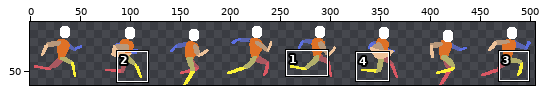
Sprite sheet, stored at Assets/Art/Player/player_test-Run.png. The first picture is a wide view before the edit; the outline marks the close-up.
Close-up. Earlier state:
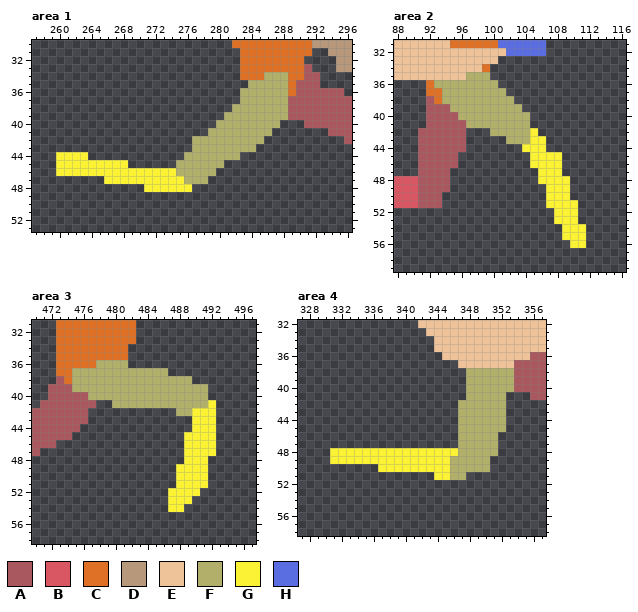
The file is 512x64 pixels. Shown: area 1: x 257..296, y 30..53; area 2: x 88..116, y 31..59; area 3: x 470..497, y 31..58; area 4: x 327..357, y 32..58. The wide view leaves out empty margins. The commit also changed other parts of the picture, which this record leaves out.
Palette (. is transparent): A #aa5860  B #d95763  C #df7126  D #b7987b  E #eec39a  F #b2af6b  G #fbf236  H #5b6ee1
Pixels before, area 1, first column x 260:
30 ......................CCCCCCCCCCDDDDD
31 .......................CCCCCCCCC..DDD
32 .......................CCCCCCCC....DD
33 .......................CCCCCCCCA...DD
34 .......................CCCFFFCCAA....
35 ........................FFFFFCAAA....
36 .......................FFFFFFCAAAAAA.
37 .......................FFFFFFAAAAAAAA
38 ......................FFFFFFFAAAAAAAA
39 .....................FFFFFFFFAAAAAAAA
40 ....................FFFFFFFF...AAAAAA
41 ...................FFFFFFFF.......AAA
42 .................FFFFFFFFF..........A
43 .................FFFFFFFF............
44 GGGG............FFFFFFF..............
45 GGGGGGGGG......FFFFFF................
46 GGGGGGGGGGGGGGGFFFFF.................
47 ......GGGGGGGGGGFFF..................
48 ...........GGGGGG....................
Pixels before, area 2, first column x 88:
31 EEEEEEECCCCCCHHHHHH.....
32 EEEEEEEEEEEEEEHHHHH.....
33 EEEEEEEEEEEEE...........
34 EEEEEEEEEEEC............
35 EEEEEEEEEFFF............
36 ....CFFFFFFFF...........
37 ....CCFFFFFFFF..........
38 ....ACFFFFFFFFF.........
39 ....AAAFFFFFFFFF........
40 ....AAAAFFFFFFFFF.......
41 ....AAAAAFFFFFFFF.......
42 ...AAAAAA...FFFFFG......
43 ...AAAAAA.....FFFGG.....
44 ...AAAAAA.......GGG.....
45 ...AAAAA.........GGGG...
46 ...AAAAA.........GGGG...
47 ...AAAA...........GGG...
48 BBBAAAA...........GGGG..
49 BBBAAAA............GGG..
50 BBBAAA.............GGG..
51 BBBAAA.............GGGG.
52 ....................GGG.
53 ....................GGG.
54 .....................GGG
55 .....................GGG
56 ......................GG
Pixels before, area 3, first column x 470:
31 ...CCCCCCCCCC..........
32 ...CCCCCCCCCC..........
33 ...CCCCCCCCCC..........
34 ...CCCCCCCCC...........
35 ...CCCCCCCCC...........
36 ...CCCCCFFFF...........
37 ...CCFFFFFFFFFFFF......
38 ...ACFFFFFFFFFFFFFFF...
39 ..AAAFFFFFFFFFFFFFFFFF.
40 ..AAAAAFFFFFFFFFFFFFFF.
41 .AAAAAAA..FFFFFFFFFFFFG
42 AAAAAAA...........FFGGG
43 AAAAAAA.............GGG
44 AAAAAA..............GGG
45 AAAAA..............GGGG
46 AAA................GGGG
47 A..................GGGG
48 ...................GGG.
49 ..................GGGG.
50 ..................GGGG.
51 ..................GGGG.
52 .................GGGG..
53 .................GGG...
54 .................GG....
Pixels before, area 4, first column x 331:
32 ...........EEEEEEEEEEEEEEEE
33 ............EEEEEEEEEEEEEEE
34 .............EEEEEEEEEEEEEE
35 .............EEEEEEEEEEEEEE
36 ..............EEEEEEEEEEEAA
37 ................EEEEEEEAAAA
38 .................FFFFFFAAAA
39 .................FFFFFFAAAA
40 .................FFFFFFAAAA
41 .................FFFFF...AA
42 ................FFFFFF.....
43 ................FFFFFF.....
44 ................FFFFFF.....
45 ................FFFFFF.....
46 ................FFFFF......
47 ................FFFFF......
48 GGGGGGGGGGGGGGGGFFFFF......
49 GGGGGGGGGGGGGGGFFFFF.......
50 ......GGGGGGGGGFFFFF.......
51 .............GGFF..........
And afterwards:
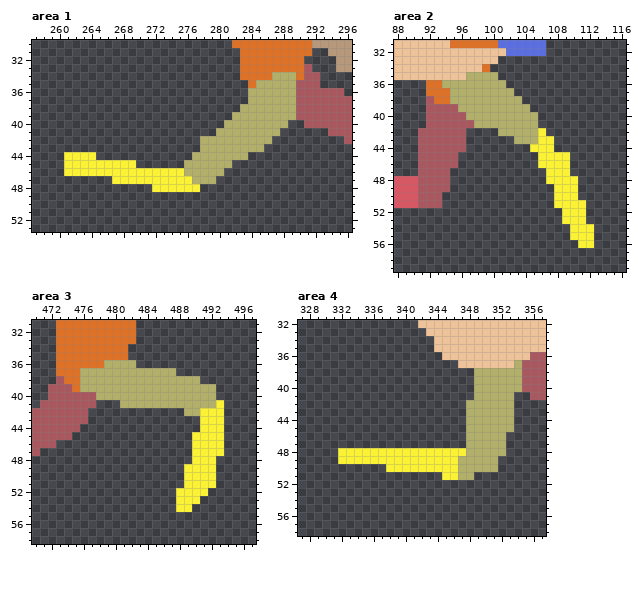
Difference:
Area 1:
y 34: x 286 F -> C; x 289 C -> F
y 35: x 284 F -> C; x 289 C -> F
y 36: x 283 F -> .; x 289 C -> F
y 37: x 283 F -> .; x 289 A -> F
y 38: x 282 F -> .; x 289 A -> F
y 39: x 281 F -> .; x 289 A -> F
y 40: x 280 F -> .; x 288 . -> F
y 41: x 279 F -> .; x 287 . -> F
y 42: x 277 F -> .; x 286 . -> F
y 43: x 277 F -> .; x 285 . -> F
y 44: x 260 G -> .; x 264 . -> G; x 276 F -> .; x 283 . -> F
y 45: x 260 G -> .; x 269 . -> G; x 275 F -> .; x 281 . -> F
y 46: x 260 G -> .; x 275 F -> G; x 280 . -> F
y 47: x 266 G -> .; x 276 F -> G; x 279 . -> F
y 48: x 271 G -> .; x 277 . -> G
Area 2:
y 35: x 100 . -> F
y 36: x 93 F -> C; x 101 . -> F
y 37: x 94 F -> C; x 102 . -> F
y 38: x 94 F -> C; x 103 . -> F
y 39: x 95 F -> A; x 104 . -> F
y 40: x 96 F -> A; x 105 . -> F
y 41: x 97 F -> A; x 105 . -> F
y 42: x 100 F -> .; x 105..106 G. -> FG
y 43: x 102 F -> .; x 105 G -> F; x 107 . -> G
y 44: x 104 G -> .; x 107 . -> G
y 45..46: x 105 G -> .; x 109 . -> G
y 47: x 106 G -> .; x 109 . -> G
y 48: x 106 G -> .; x 110 . -> G
y 49..50: x 107 G -> .; x 110 . -> G
y 51: x 107 G -> .; x 111 . -> G
y 52..53: x 108 G -> .; x 111 . -> G
y 54..55: x 109 G -> .; x 112 . -> G
y 56: x 110 G -> .; x 112 . -> G
Area 3:
y 36: x 478 F -> C; x 482 . -> F
y 37: x 475 F -> C; x 487 . -> F
y 38: x 475 F -> C; x 490 . -> F
y 39: x 475 F -> C; x 492 . -> F
y 40: x 477 F -> A; x 492 . -> F
y 41: x 480 F -> .; x 492..493 G. -> FG
y 42: x 488 F -> .; x 490 G -> F; x 493 . -> G
y 43..44: x 490 G -> .; x 493 . -> G
y 45..47: x 489 G -> .; x 493 . -> G
y 48: x 489 G -> .; x 492 . -> G
y 49..51: x 488 G -> .; x 492 . -> G
y 52: x 487 G -> .; x 491 . -> G
y 53: x 487 G -> .; x 490 . -> G
y 54: x 487 G -> .; x 489 . -> G
Area 4:
y 37: x 354 A -> F
y 38..40: x 348 F -> .; x 354 A -> F
y 41: x 348 F -> .; x 353 . -> F
y 42..45: x 347 F -> .; x 353 . -> F
y 46..47: x 347 F -> .; x 352 . -> F
y 48: x 331 G -> .; x 347 F -> G; x 352 . -> F
y 49: x 331 G -> .; x 346 F -> G; x 351 . -> F
y 50: x 337 G -> .; x 346 F -> G; x 351 . -> F
y 51: x 344 G -> .; x 346 F -> G; x 348 . -> F
Pixel boxes of the changes (left, top, right, bottom) in both close-ups:
changed: (176, 72, 296, 192)
changed: (56, 152, 152, 192)
changed: (434, 72, 594, 248)
changed: (72, 360, 120, 408)
changed: (128, 360, 224, 512)
changed: (434, 360, 522, 480)
erased: (330, 448, 338, 464)
erased: (378, 464, 386, 472)
